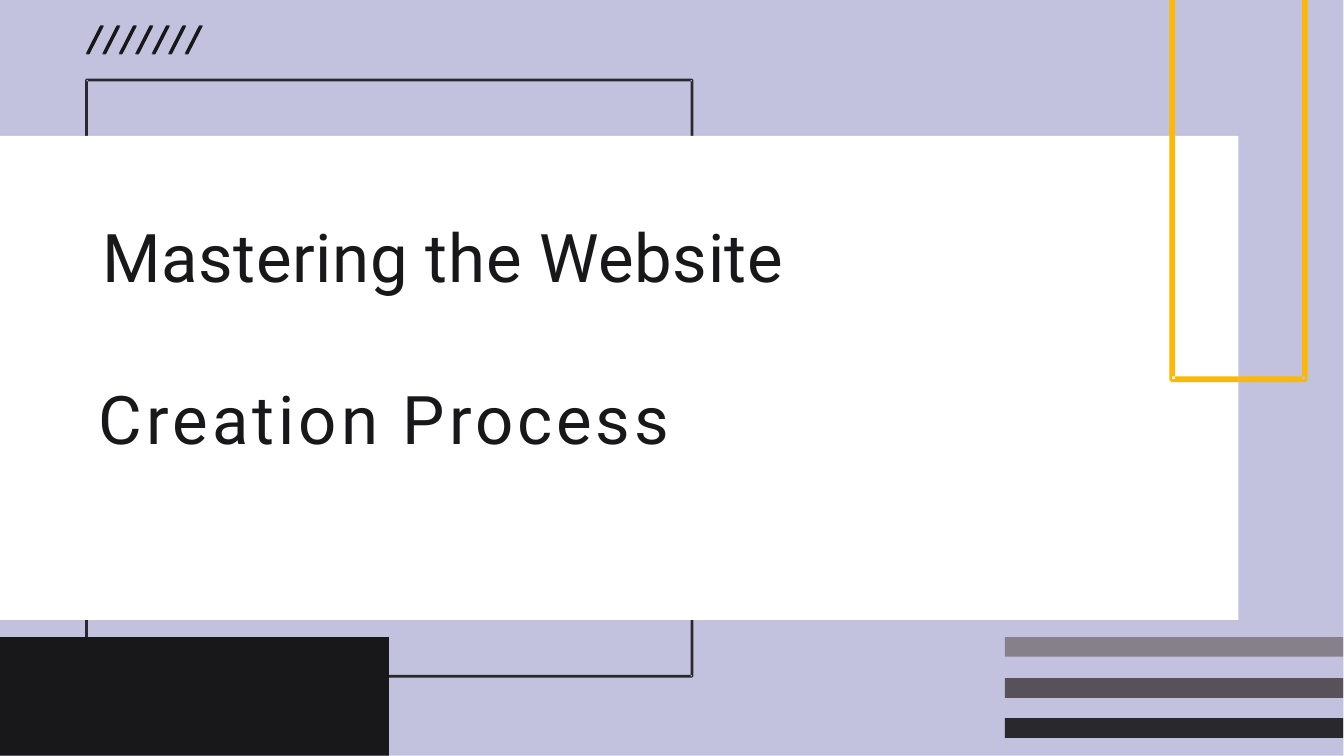
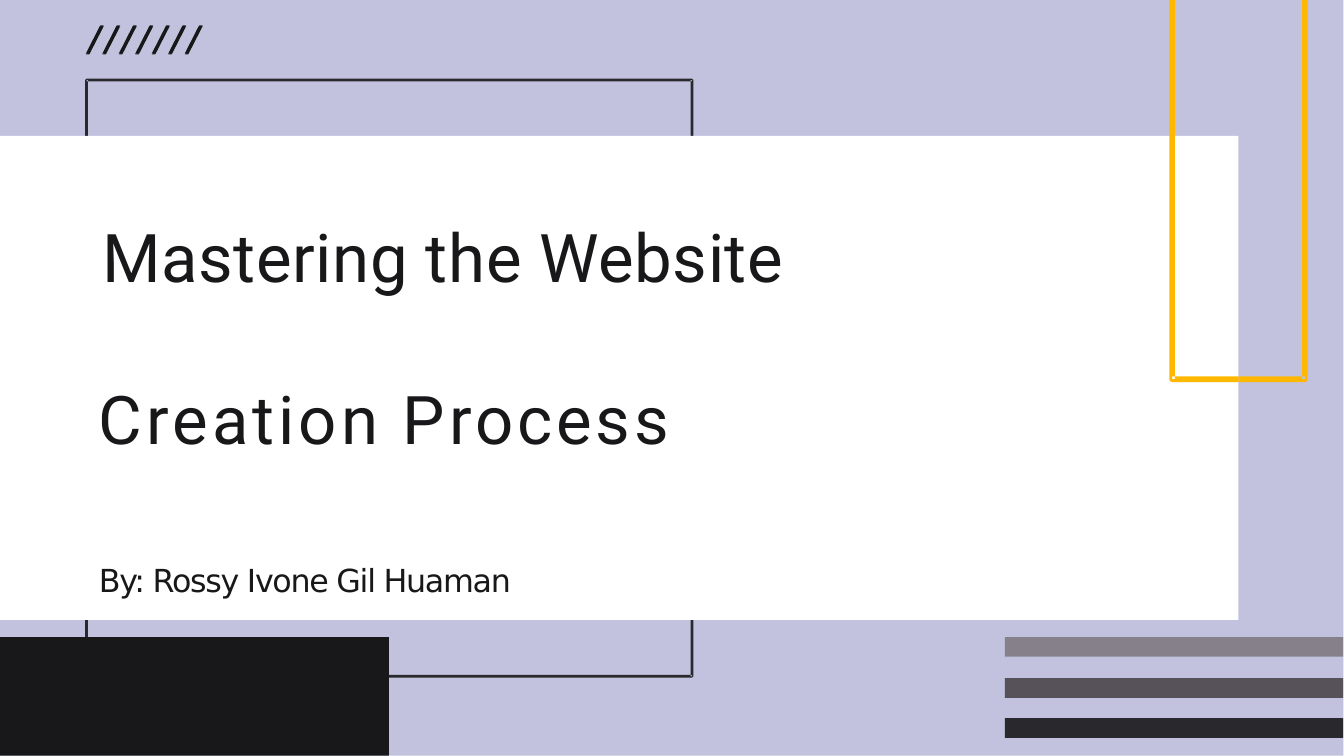
Before and after one commit to rossy1668/Clasess, a slide deck: slide 1 of ProyectoEnglish.pptx. Drawn at 1344x756 pixels with LibreOffice and Linux fonts; fonts in the diff are those of the drawing. Boxes give left, top, right and bottom in pixels: in the first picture for what was removed or moved away, otherwise in the second. Text is boxed around its words. In the diff, an @@ line names an element or a change of style, - is before the commit and + after.

```diff
--- a/ProyectoEnglish.pptx
+++ b/ProyectoEnglish.pptx
@@ text added at (99, 568, 511, 599), 34 pt, text #18181A @@
+By: Rossy Ivone Gil Huaman
```
Also in this commit, not shown: 1 other slide changed, 2 slides added, 1 other file.
